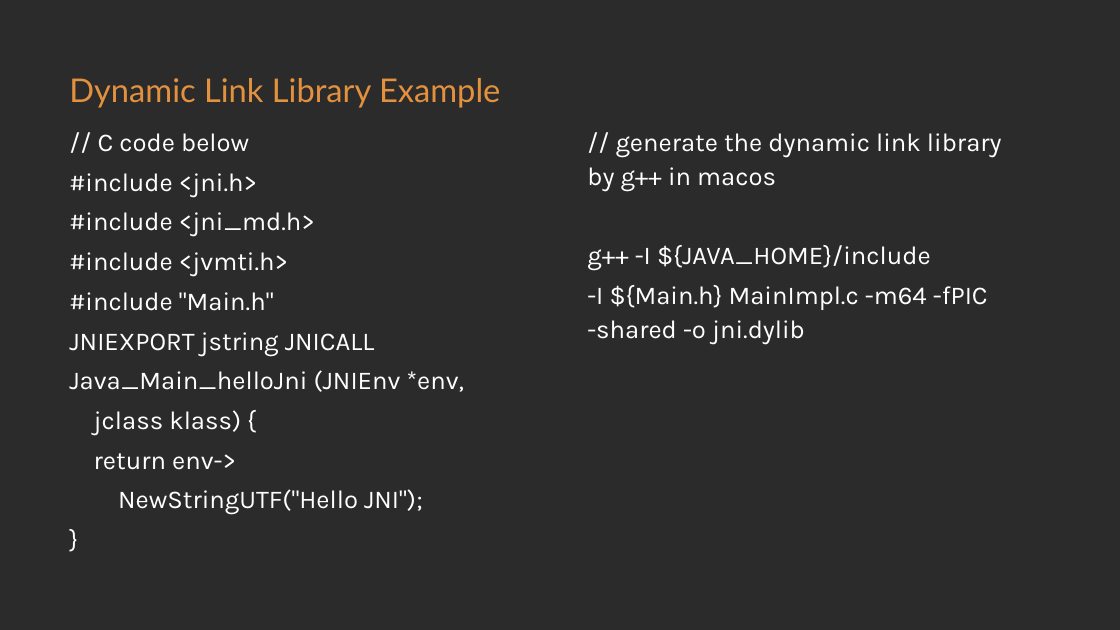
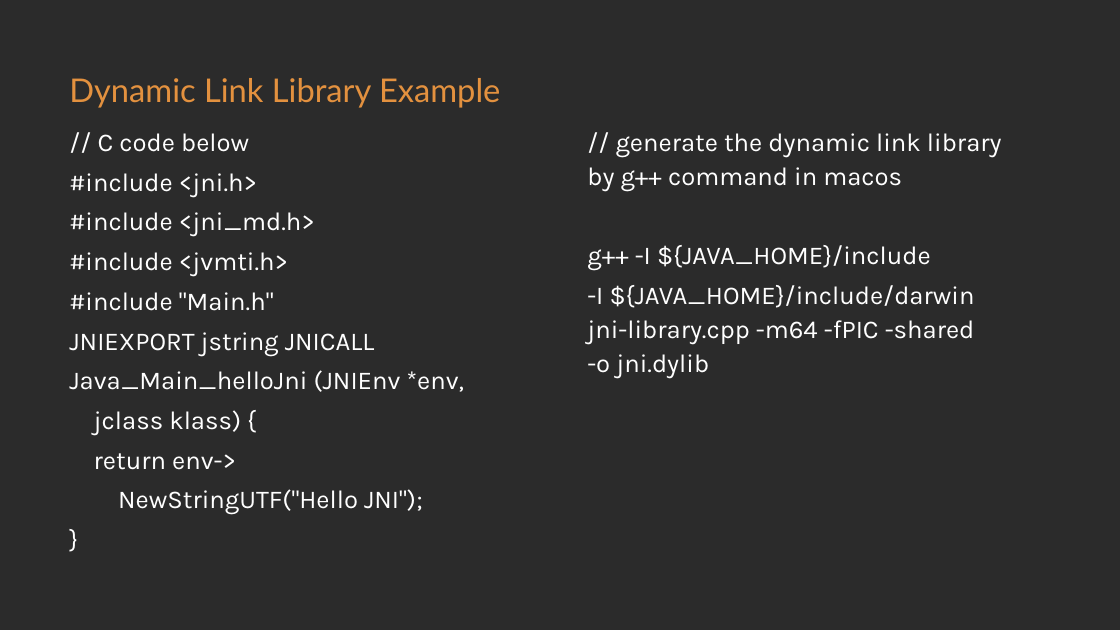
Before and after one commit to loongs-zhang/ACOCA2024-PlayWithWASM, a slide deck: slide 15 of PlayWithWASM.pptx (slide 14 before the commit). Drawn at 1120x630 pixels with LibreOffice and Linux fonts; fonts in the diff are those of the drawing; background and template pictures are left out; a plain dark background stands for a picture behind light text. Boxes give left, top, right and bottom in pixels: in the first picture for what was removed or moved away, otherwise in the second. Text is boxed around its words. In the diff, an @@ line names an element or a change of style, - is before the commit and + after.

```diff
--- a/PlayWithWASM.pptx
+++ b/PlayWithWASM.pptx
@@ text at <box>587,133,1002,191</box>: text changed @@
-// generate the dynamic link library by g++ in macos
+// generate the dynamic link library by g++ command in macos
@@ text at <box>587,285,975,378</box>: text changed @@
--I ${Main.h} MainImpl.c -m64 -fPIC -shared -o jni.dylib
+-I ${JAVA_HOME}/include/darwin jni-library.cpp -m64 -fPIC -shared -o jni.dylib
```
Also in this commit, not shown: 5 other slides changed, 1 slide added, 13 other files.
